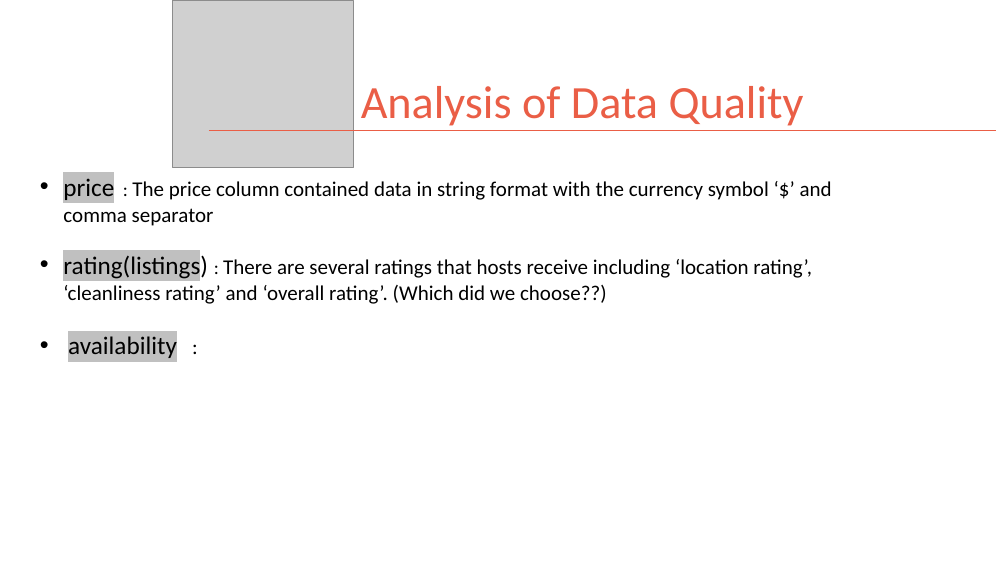
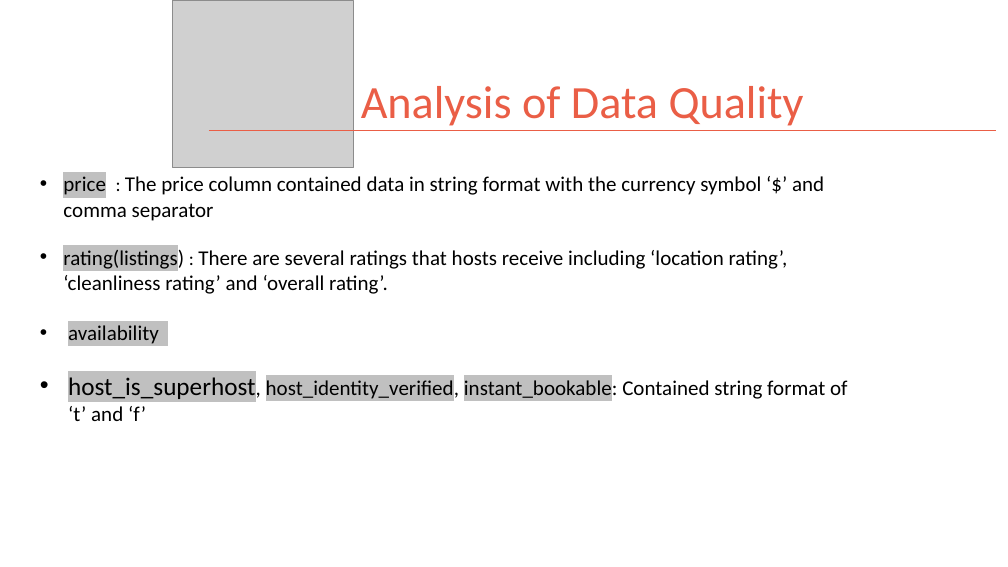
Before and after one commit to kman4/Airbnb_analysis_NYC, a slide deck: slide 5 of NYC Airbnb Analysis Presentation .pptx. Drawn at 1008x567 pixels with LibreOffice and Linux fonts; fonts in the diff are those of the drawing; grey boxes stand for pictures. Boxes give left, top, right and bottom in pixels: in the first picture for what was removed or moved away, otherwise in the second. Text is boxed around its words. In the diff, an @@ line names an element or a change of style, - is before the commit and + after.

```diff
--- a/NYC Airbnb Analysis Presentation .pptx
+++ b/NYC Airbnb Analysis Presentation .pptx
@@ text at <box>63,176,824,221</box>: size 24 to 20 pt in "price" @@
@@ text at <box>63,247,848,421</box>: text changed @@
-• rating(listings) : There are several ratings that hosts receive including ‘location rating’, ‘cleanliness rating’ and ‘overall rating’. (Which did we choose??)
-• availability :
+• rating(listings) : There are several ratings that hosts receive including ‘location rating’, ‘cleanliness rating’ and ‘overall rating’.
+• availability
+• host_is_superhost, host_identity_verified, instant_bookable: Contained string format of ‘t’ and ‘f’
```
Also in this commit, not shown: 1 other slide changed.
